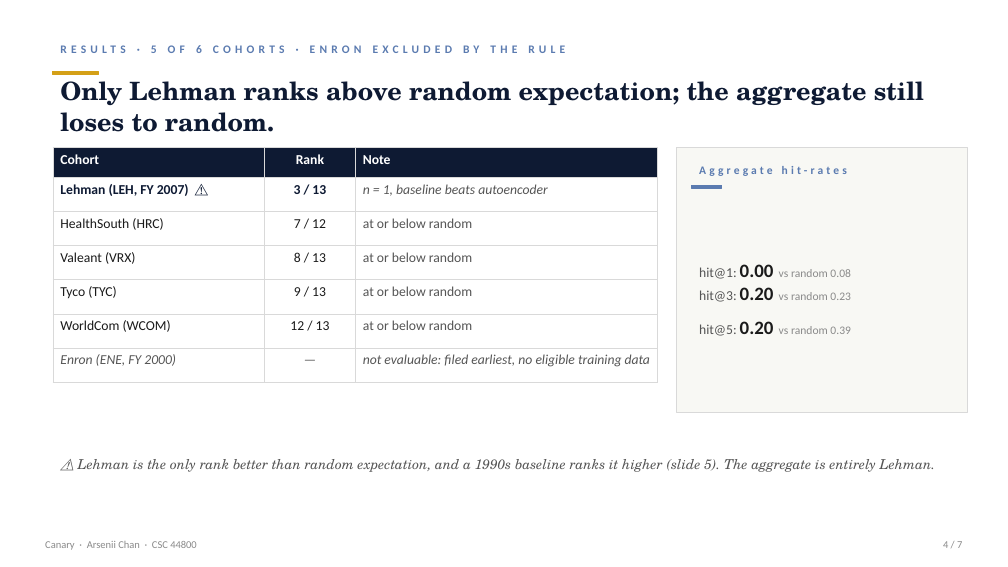
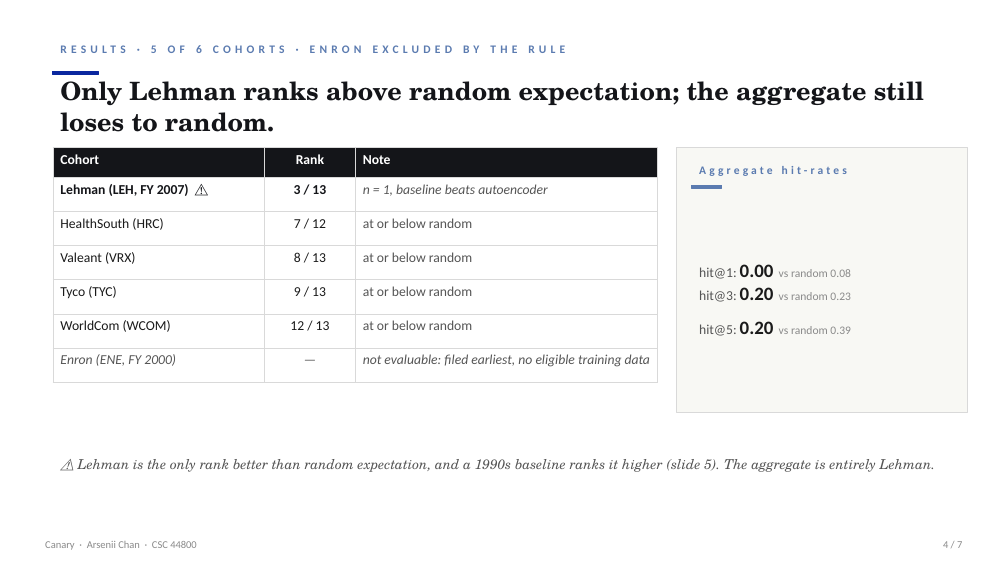
Before and after one commit to ArseniiChan/canary, a slide deck: slide 4 of reports/canary_deck.pptx. Drawn at 1008x567 pixels with LibreOffice and Linux fonts; fonts in the diff are those of the drawing. Boxes give left, top, right and bottom in pixels: in the first picture for what was removed or moved away, otherwise in the second. Text is boxed around its words. In the diff, an @@ line names an element or a change of style, - is before the commit and + after.

```diff
--- a/reports/canary_deck.pptx
+++ b/reports/canary_deck.pptx
@@ text "Only Lehman ranks above random ..." at (x1=60, y1=74, x2=924, y2=132): text colour #0E1A33 to #141519 @@
@@ rectangle at (x1=53, y1=72, x2=98, y2=75): fill #D4A017 to #0A279F; outline #D4A017 1 pt to #0A279F 1 pt @@
@@ table at (x1=53, y1=147, x2=658, y2=412) @@
@@ fill #0E1A33 to #141519 in row 1 @@
@@ text colour #0E1A33 to #141519 in "Lehman (LEH, FY 2007) ⚠", "3 / 13" @@
```
Also in this commit, not shown: 6 other slides changed, 2 other files.
